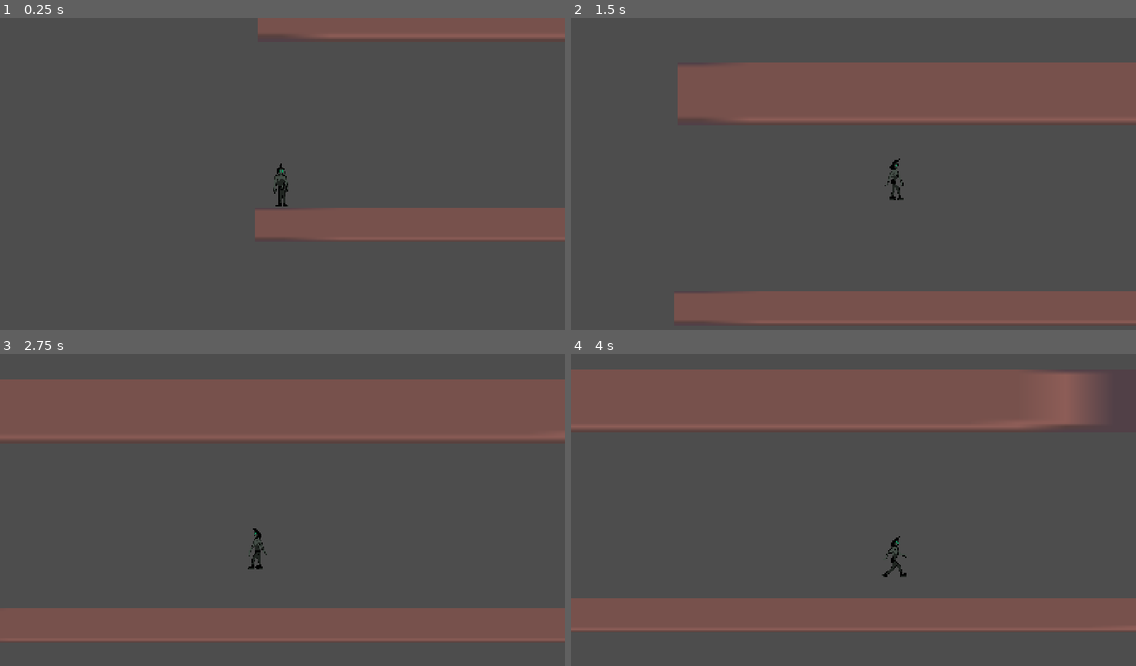
Above: before the commit, frames 1-4 (two rows, left to right).
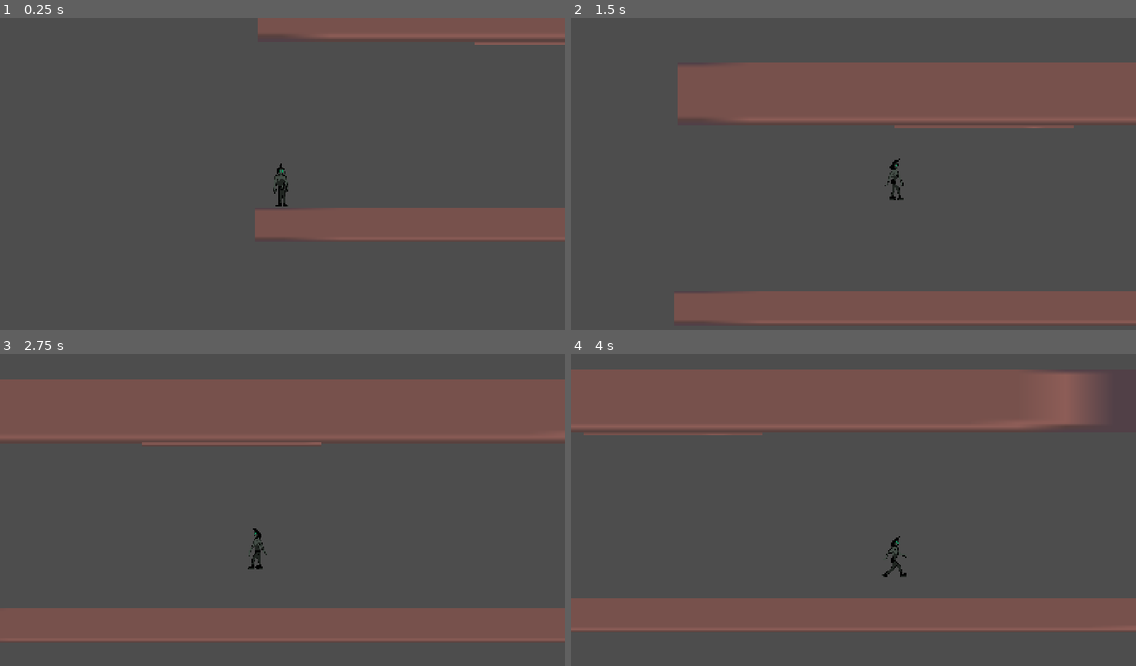
Above: after the commit, the same moments.

Repository: ParkHyun122/PlatformerGameJam2
Game: Godot game, scene res://test.tscn
The game is run twice, just before and just after one commit, with the same random seed, the same clock (stepped at 60 frames per second) and the same inputs.
Inputs (mouse positions are in pixels of both pictures, inside the frame that each line leads up to):
- Up to frame 1 (0.25 s): no input
- Up to frame 2 (1.5 s): move the mouse to (977, 161) at 0.52 s; hold Space (wall_cling, bound only before the commit) 0.53-1.28 s; hold D (right) from 0.53 s (still down); tap W (jump) at 0.77, 0.8, 1.07, 1.35 s; move the mouse to (740, 192) at 1.27 s
- Up to frame 3 (2.75 s): tap W (jump) at 1.52, 1.82, 2.3 s; tap Space (wall_cling, bound only before the commit) at 1.55 s; move the mouse to (339, 444) at 2.02 s; release D (right) at 2.03 s; hold A (left) from 2.03 s (still down); hold S (crouch) from 2.03 s (still down)
- Up to frame 4 (4 s): move the mouse to (825, 575) at 2.77 s; release A (left) at 2.78 s; release S (crouch) at 2.78 s; hold D (right) from 2.78 s (still down); click (825, 575) at 2.85 s; tap W (jump) at 3.02, 3.32, 3.77, 3.8 s; tap Space (wall_cling, bound only before the commit) at 3.05 s; move the mouse to (1023, 559) at 3.52 s; hold Space (wall_cling, bound only before the commit) from 3.53 s (still down)

The runs differ from the first frame. In frame 1, 0.1% of the frame differs, in the area x 84-100%, y 7-9%; in frame 2, 0.3%, in the area x 57-89%, y 34-36%; in frame 3, 0.3%; in frame 4, 0.3%.

Commit message:
wall cling and ceiling hang

Diff:
--- /dev/null
+++ b/Scenes/Platform/cling_platform.tscn
@@ -0,0 +1,15 @@
+[gd_scene format=3 uid="uid://t4fp7j4rie76"]
+
+[ext_resource type="Texture2D" uid="uid://dcroaeopakffs" path="res://Assets/z_placeholders (delete later)/tiles/placeholders/floor/floor_stair.png" id="1_12gf4"]
+
+[sub_resource type="RectangleShape2D" id="RectangleShape2D_c7wr2"]
+size = Vector2(16, 16)
+
+[node name="cling_platform" type="StaticBody2D" unique_id=2026071829 groups=["clingable"]]
+collision_mask = 6
+
+[node name="Sprite2D" type="Sprite2D" parent="." unique_id=694915615]
+texture = ExtResource("1_12gf4")
+
+[node name="CollisionShape2D" type="CollisionShape2D" parent="." unique_id=954287966]
+shape = SubResource("RectangleShape2D_c7wr2")
--- a/Scenes/Player/player.tscn
+++ b/Scenes/Player/player.tscn
@@ -9,7 +9,7 @@
 [ext_resource type="Script" uid="uid://5g66wamlomtv" path="res://Scripts/Player/States/crouch.gd" id="7_0u5uq"]
 [ext_resource type="Script" uid="uid://v6tasynld3ka" path="res://Scripts/Player/States/fall.gd" id="8_jlvik"]
 [ext_resource type="Script" uid="uid://bd2n63seh8dfw" path="res://Scripts/Player/States/wallCling.gd" id="9_gk6dx"]
-[ext_resource type="Script" uid="uid://dnnvl8rl2cdla" path="res://Scripts/Player/States/wall_zip.gd" id="10_jhyir"]
+[ext_resource type="Script" uid="uid://dnnvl8rl2cdla" path="res://Scripts/Player/States/zip.gd" id="10_jhyir"]
 [ext_resource type="Script" uid="uid://db8xct81lhwsk" path="res://Scripts/Player/States/ceiling_hang.gd" id="11_74mp2"]
 
 [sub_resource type="CapsuleShape2D" id="CapsuleShape2D_uvnfx"]
@@ -176,7 +176,7 @@
 script = ExtResource("9_gk6dx")
 metadata/_custom_type_script = "uid://2y37yx57ooc4"
 
-[node name="WallZip" type="Node" parent="FiniteStateMachine" unique_id=108372539]
+[node name="Zip" type="Node" parent="FiniteStateMachine" unique_id=108372539]
 script = ExtResource("10_jhyir")
 metadata/_custom_type_script = "uid://2y37yx57ooc4"
 
--- a/Scripts/Player/States/ceiling_hang.gd
+++ b/Scripts/Player/States/ceiling_hang.gd
@@ -2,50 +2,83 @@
 extends State
 
 @onready var player: Player = $"../.."
-@export var hang_time_max := 1.5
+
+@export var cling_move_speed := 200.0
 @export var drop_sway_speed := 180.0
-var hang_time := 0.0
+
+var just_entered := false
 
 func enter():
 	print("State = CeilingHang")
 	player.sprite.play("Idle")
-	player.sprite.rotation = PI
-	hang_time = hang_time_max
+	player.movement_velocity = Vector2.ZERO
+	player.knockback_velocity = Vector2.ZERO
+	just_entered = true
 
 func physics_update(delta: float) -> void:
-	hang_time -= delta
-
-	if Input.is_action_just_pressed("wall_cling"):
-		player.sprite.rotation = 0
-		transition("WallZip")
+	if Input.is_action_just_pressed("zip"):
+		if player.can_zip_to_clingable():
+			transition("Zip")
 		return
 
 	if Input.is_action_pressed("crouch"):
 		_drop_or_assassinate()
 		return
 
-	if hang_time <= 0:
-		player.sprite.rotation = 0
-		transition("Fall")
+	if just_entered:
+		just_entered = false
+	else:
+		if not _still_touching_clingable():
+			transition("Fall")
+			return
+
+	_move_along_ceiling()
+
+func _move_along_ceiling() -> void:
+	var input_x := player.get_x_input()
+
+	player.movement_velocity = Vector2.RIGHT * input_x * cling_move_speed
+	player.knockback_velocity = Vector2.ZERO
+
+func _drop_or_assassinate() -> void:
+	var enemy := _find_enemy_below()
+
+	if enemy != null:
+		transition("Idle")
 		return
 
-func _drop_or_assassinate() -> void:
-	player.sprite.rotation = 0
-	var enemy := _find_enemy_below()
-	if enemy != null:
-
-		transition("Idle")
-		return
 	var move_dir := player.get_x_input()
 	player.movement_velocity.x = move_dir * drop_sway_speed
 	transition("Fall")
 
+func _still_touching_clingable() -> bool:
+	for i in player.get_slide_collision_count():
+		var collision := player.get_slide_collision(i)
+		var collider := collision.get_collider() as Node
+
+		if collider != null and collider.is_in_group("clingable"):
+			player.wall_surface_normal = collision.get_normal()
+			return true
+
+	return false
+
 func _find_enemy_below() -> Node:
 	var space_state := player.get_world_2d().direct_space_state
+
 	var query := PhysicsRayQueryParameters2D.create(
-		player.global_position, player.global_position + Vector2.DOWN * 80
+		player.global_position,
+		player.global_position + Vector2.DOWN * 80
 	)
+	query.exclude = [player]
+
 	var result := space_state.intersect_ray(query)
-	if result and result.collider.is_in_group("enemies"):
-		return result.collider
+
+	if result.is_empty():
+		return null
+
+	var collider := result["collider"] as Node
+
+	if collider != null and collider.is_in_group("enemies"):
+		return collider
+
 	return null
--- a/Scripts/Player/States/fall.gd
+++ b/Scripts/Player/States/fall.gd
@@ -9,39 +9,59 @@
 	player.movement_velocity.y = 0.0
 
 func physics_update(delta: float):
+	if _check_clingable_collision():
+		return
+
 	if player.grace_period > 0:
 		player.grace_period -= delta
 
 	if player.is_on_floor():
 		transition("Idle")
 		return
-	elif player.grace_period > 0 and Input.is_action_pressed("jump"):
+
+	if player.grace_period > 0 and Input.is_action_pressed("jump"):
 		transition("Jump")
 		return
+
+	var move_dir := player.get_x_input()
+	var target_x_velocity := move_dir * player.max_x_while_fall
+
+	if move_dir != 0:
+		player.movement_velocity.x = move_toward(
+			player.movement_velocity.x,
+			target_x_velocity,
+			player.accel_x_while_fall * delta
+		)
 	else:
-		var move_dir := player.get_x_input()
-		var target_x_velocity := move_dir * player.max_x_while_fall
-
-		if move_dir != 0:
-			player.movement_velocity.x = move_toward(
-				player.movement_velocity.x,
-				target_x_velocity,
-				player.accel_x_while_fall * delta
-			)
-		else:
-			player.movement_velocity.x = move_toward(
-				player.movement_velocity.x,
-				0.0,
-				player.decel_x_while_fall * delta
-			)
-
-		player.movement_velocity.y += player.gravity * delta * 1.5
-		player.movement_velocity.y = min(
-			player.movement_velocity.y,
-			player.max_fall_speed
+		player.movement_velocity.x = move_toward(
+			player.movement_velocity.x,
+			0.0,
+			player.decel_x_while_fall * delta
 		)
 
-		player.knockback_velocity = player.knockback_velocity.move_toward(
-			Vector2.ZERO,
-			player.knockback_decay * delta
-		)
+	player.movement_velocity.y += player.gravity * delta * 1.5
+	player.movement_velocity.y = min(player.movement_velocity.y, player.max_fall_speed)
+
+	player.knockback_velocity = player.knockback_velocity.move_toward(
+		Vector2.ZERO,
+		player.knockback_decay * delta
+	)
+
+func _check_clingable_collision() -> bool:
+	for i in player.get_slide_collision_count():
+		var collision := player.get_slide_collision(i)
+		var collider := collision.get_collider() as Node
+
+		if collider != null and collider.is_in_group("clingable"):
+			player.wall_surface_normal = collision.get_normal()
+			player.movement_velocity = Vector2.ZERO
+			player.knockback_velocity = Vector2.ZERO
+
+			if absf(player.wall_surface_normal.y) > 0.7:
+				transition("CeilingHang")
+			else:
+				transition("WallCling")
+
+			return true
+
+	return false
--- a/Scripts/Player/States/idle.gd
+++ b/Scripts/Player/States/idle.gd
@@ -23,8 +23,9 @@
 	elif !player.is_on_floor():
 		transition("Fall")
 		return
-	elif Input.is_action_pressed("wall_cling"):
-		transition("WallZip")
+	elif Input.is_action_just_pressed("zip"):
+		if player.can_zip_to_clingable():
+			transition("Zip")
 		return
 	else:
 		player.movement_velocity = player.movement_velocity.move_toward(Vector2.ZERO, player.deceleration * delta)
--- a/Scripts/Player/States/jump.gd
+++ b/Scripts/Player/States/jump.gd
@@ -10,34 +10,52 @@
 	player.movement_velocity.y = player.jump_velocity
 
 func physics_update(delta: float):
+	if _check_clingable_collision():
+		return
+
 	if player.velocity.y > 0 or player.is_on_ceiling():
 		transition("Fall")
 		return
+
+	var move_dir := player.get_x_input()
+	var target_x_velocity := move_dir * player.max_x_while_fall
+
+	if move_dir != 0:
+		player.movement_velocity.x = move_toward(
+			player.movement_velocity.x,
+			target_x_velocity,
+			player.accel_x_while_fall * delta
+		)
 	else:
-		var move_dir := player.get_x_input()
-		var target_x_velocity := move_dir * player.max_x_while_fall
-
-		if move_dir != 0:
-			player.movement_velocity.x = move_toward(
-				player.movement_velocity.x,
-				target_x_velocity,
-				player.accel_x_while_fall * delta
-			)
-		else:
-			player.movement_velocity.x = move_toward(
-				player.movement_velocity.x,
-				0.0,
-				player.decel_x_while_fall * delta
-			)
-
-		player.movement_velocity.y += player.gravity * delta
-
-		player.movement_velocity.y = min(
-			player.movement_velocity.y,
-			player.max_fall_speed
+		player.movement_velocity.x = move_toward(
+			player.movement_velocity.x,
+			0.0,
+			player.decel_x_while_fall * delta
 		)
 
-		player.knockback_velocity = player.knockback_velocity.move_toward(
-			Vector2.ZERO,
-			player.knockback_decay * delta
-		)
+	player.movement_velocity.y += player.gravity * delta
+	player.movement_velocity.y = min(player.movement_velocity.y, player.max_fall_speed)
+
+	player.knockback_velocity = player.knockback_velocity.move_toward(
+		Vector2.ZERO,
+		player.knockback_decay * delta
+	)
+
+func _check_clingable_collision() -> bool:
+	for i in player.get_slide_collision_count():
+		var collision := player.get_slide_collision(i)
+		var collider := collision.get_collider() as Node
+
+		if collider != null and collider.is_in_group("clingable"):
+			player.wall_surface_normal = collision.get_normal()
+			player.movement_velocity = Vector2.ZERO
+			player.knockback_velocity = Vector2.ZERO
+
+			if absf(player.wall_surface_normal.y) > 0.7:
+				transition("CeilingHang")
+			else:
+				transition("WallCling")
+
+			return true
+
+	return false
--- a/Scripts/Player/States/run.gd
+++ b/Scripts/Player/States/run.gd
@@ -22,8 +22,9 @@
 	elif move_dir == 0:
 		transition("Idle")
 		return
-	elif Input.is_action_just_pressed("wall_cling"):
-		transition("WallZip")
+	elif Input.is_action_just_pressed("zip"):
+		if player.can_zip_to_clingable():
+			transition("Zip")
 		return
 	else:
 		var target_x_velocity := move_dir * player.max_speed
--- a/Scripts/Player/States/wallCling.gd
+++ b/Scripts/Player/States/wallCling.gd
@@ -2,47 +2,74 @@
 extends State
 
 @onready var player: Player = $"../.."
-@export var hang_time_max := 0.8
+
+@export var cling_move_speed := 500.0
 @export var drop_sway_speed := 220.0
-var hang_time := 0.0
+
+var just_entered := false
 
 func enter():
 	print("State = WallCling")
 	player.sprite.play("Idle")
-	player.sprite.rotation = player.wall_surface_normal.angle() + PI / 2
-	hang_time = hang_time_max
+	player.movement_velocity = Vector2.ZERO
+	player.knockback_velocity = Vector2.ZERO
+	just_entered = true
 
 func physics_update(delta: float) -> void:
-	hang_time -= delta
-
-	if Input.is_action_just_pressed("wall_cling"):
-		player.sprite.rotation = 0
-		transition("WallZip")
+	if Input.is_action_just_pressed("zip"):
+		if player.can_zip_to_clingable():
+			transition("Zip")
 		return
 
-	if Input.is_action_pressed("jump"):
-		player.sprite.rotation = 0
-		if player.wall_surface_normal.y > 0.5:
-			transition("Fall")
-			return
-		player.movement_velocity.x = player.wall_surface_normal.x * player.wall_jump_x_velocity
-		player.movement_velocity.y = player.jump_velocity
-		transition("Jump")
+	if Input.is_action_just_pressed("jump"):
+		_wall_jump()
 		return
 
 	if Input.is_action_pressed("crouch"):
 		_deliberate_drop()
 		return
 
-	if hang_time <= 0:
-		player.sprite.rotation = 0
-		player.grace_period = 0.0
-		transition("Fall") # forced — should feel like a slip, not a choice
-		return
+	if just_entered:
+		just_entered = false
+	else:
+		if not _still_touching_clingable():
+			transition("Fall")
+			return
 
-func _deliberate_drop():
-	player.sprite.rotation = 0
+	_move_along_wall()
+
+func _move_along_wall() -> void:
+	var input_x := player.get_x_input()
+
+	# Wall tangent: the vertical direction along the wall
+	var tangent := Vector2(-player.wall_surface_normal.y, player.wall_surface_normal.x)
+
+	# Make A/D map differently depending on which side the wall is on.
+	# If wall is on player's left, normal.x is positive.
+	# A should move up, D should move down.
+	var side_sign := signf(player.wall_surface_normal.x)
+
+	player.movement_velocity = tangent * input_x * side_sign * cling_move_speed
+	player.knockback_velocity = Vector2.ZERO
+
+func _wall_jump() -> void:
+	player.movement_velocity.x = player.wall_surface_normal.x * player.wall_jump_x_velocity
+	player.movement_velocity.y = player.jump_velocity
+	transition("Jump")
+
+func _deliberate_drop() -> void:
 	player.grace_period = 0.0
 	var move_dir := player.get_x_input()
 	player.movement_velocity.x = move_dir * drop_sway_speed
 	transition("Fall")
+
+func _still_touching_clingable() -> bool:
+	for i in player.get_slide_collision_count():
+		var collision := player.get_slide_collision(i)
+		var collider := collision.get_collider() as Node
+
+		if collider != null and collider.is_in_group("clingable"):
+			player.wall_surface_normal = collision.get_normal()
+			return true
+
+	return false
--- a/Scripts/Player/States/wall_zip.gd
+++ /dev/null
@@ -1,54 +0,0 @@
-class_name WallZip
-extends State
-
-@onready var player: Player = $"../.."
-@export var zip_duration := 0.12
-
-var target_point: Vector2
-var tween: Tween
-
-func enter():
-	print("State = WallZip")
-	player.movement_velocity = Vector2.ZERO
-	player.knockback_velocity = Vector2.ZERO
-
-	if not find_target():
-		transition("Idle")
-		return
-
-	var dir := (target_point - player.global_position).normalized()
-	player.sprite.rotation = dir.angle()
-	player.sprite.play("Zip")
-
-	tween = player.create_tween()
-	tween.set_ease(Tween.EASE_OUT)
-	tween.set_trans(Tween.TRANS_CUBIC)
-	tween.tween_property(player, "global_position", target_point, zip_duration)
-	tween.finished.connect(_on_zip_finished)
-
-func physics_update(_delta: float) -> void:
-	pass
-
-func find_target() -> bool:
-	var dir := player.get_snapped_dir(player.get_mouse_dir())
-	player.raycast.rotation = dir.angle()
-	player.raycast.force_raycast_update()
-	if not player.raycast.is_colliding():
-		return false
-	var body := player.raycast.get_collider() as Node
-	if body == null or not body.is_in_group("platforms"):
-		return false
-	target_point = player.raycast.get_collision_point()
-	player.wall_surface_normal = player.raycast.get_collision_normal()
-	return true
-
-func _on_zip_finished():
-	player.sprite.rotation = 0
-	if absf(player.wall_surface_normal.y) > 0.7:
-		transition("CeilingHang")
-	else:
-		transition("WallCling")
-
-func exit():
-	if tween and tween.is_valid():
-		tween.kill()
--- /dev/null
+++ b/Scripts/Player/States/zip.gd
@@ -0,0 +1,70 @@
+class_name Zip
+extends State
+
+@onready var player: Player = $"../.."
+
+@export var zip_speed := 2200.0
+@export var wall_offset := 6.0
+
+var target_point: Vector2
+
+func enter():
+	print("State = Zip")
+
+	player.movement_velocity = Vector2.ZERO
+	player.knockback_velocity = Vector2.ZERO
+
+	target_point = player.zip_target_point
+	player.wall_surface_normal = player.zip_surface_normal
+
+	player.sprite.play("Idle")
+
+func physics_update(delta: float) -> void:
+	var to_target := target_point - player.global_position
+
+	if to_target == Vector2.ZERO:
+		_finish_zip()
+		return
+
+	player.movement_velocity = to_target.normalized() * zip_speed
+	player.knockback_velocity = Vector2.ZERO
+
+	for i in player.get_slide_collision_count():
+		var collision := player.get_slide_collision(i)
+		var collider := collision.get_collider() as Node
+
+		if collider != null and collider.is_in_group("clingable"):
+			player.wall_surface_normal = collision.get_normal()
+			_finish_zip()
+			return
+
+func find_target() -> bool:
+	var dir := player.get_snapped_dir(player.get_mouse_dir())
+
+	player.raycast.rotation = dir.angle()
+	player.raycast.force_raycast_update()
+
+	if not player.raycast.is_colliding():
+		return false
+
+	var body := player.raycast.get_collider() as Node
+
+	if body == null or not body.is_in_group("clingable"):
+		return false
+
+	var hit_point := player.raycast.get_collision_point()
+	var normal := player.raycast.get_collision_normal()
+
+	player.wall_surface_normal = normal
+	target_point = hit_point + normal * wall_offset
+
+	return true
+
+func _finish_zip() -> void:
+	player.movement_velocity = Vector2.ZERO
+	player.knockback_velocity = Vector2.ZERO
+
+	if absf(player.wall_surface_normal.y) > 0.7:
+		transition("CeilingHang")
+	else:
+		transition("WallCling")
--- a/Scripts/Player/player.gd
+++ b/Scripts/Player/player.gd
@@ -18,8 +18,9 @@
 @export var decel_x_while_fall := 1800.0
 @export var jump_velocity := -2000.0
 @export var fall_grace_period := 0.2
-@export var wall_cling_range := 300
+@export var zip_range := 300
 @export var wall_jump_x_velocity := 300.0
+@export var cling_check_distance := 24.0
 
 var grace_period := 0.0
 var movement_velocity := Vector2.ZERO
@@ -43,7 +44,7 @@
 			best_dir = d
 	return best_dir
 
-# call every physics frame from a state OTHER than WallZip/WallCling/CeilingHang
+# call every physics frame from a state OTHER than Zip/WallCling/CeilingHang
 func update_zip_trace(trace: Line2D) -> void:
 	var dir := get_snapped_dir(get_mouse_dir())
 	raycast.rotation = dir.angle()
@@ -53,9 +54,9 @@
 		trace.points = [Vector2.ZERO, to_local(raycast.get_collision_point())]
 	else:
 		trace.default_color = Color.RED
-		trace.points = [Vector2.ZERO, dir * wall_cling_range]
+		trace.points = [Vector2.ZERO, dir * zip_range]
 func _ready() -> void:
-	raycast.target_position.x = wall_cling_range
+	raycast.target_position.x = zip_range
 
 func _physics_process(delta: float) -> void:
 	if Input.is_action_just_pressed("throw_kunai"):
@@ -99,3 +100,28 @@
 
 func get_mouse_dir() -> Vector2 :
 	return (get_global_mouse_position() - global_position).normalized()
+
+var zip_target_point := Vector2.ZERO
+var zip_surface_normal := Vector2.ZERO
+
+func can_zip_to_clingable() -> bool:
+	var dir := get_snapped_dir(get_mouse_dir())
+
+	raycast.rotation = dir.angle()
+	raycast.force_raycast_update()
+
+	if not raycast.is_colliding():
+		return false
+
+	var body := raycast.get_collider() as Node
+
+	if body == null or not body.is_in_group("clingable"):
+		return false
+
+	var hit_point := raycast.get_collision_point()
+	var normal := raycast.get_collision_normal()
+
+	zip_surface_normal = normal
+	zip_target_point = hit_point + normal * 6.0
+
+	return true
--- a/project.godot
+++ b/project.godot
@@ -35,6 +35,7 @@
 
 player="the player."
 platforms="platforms in which actors can stand on"
+clingable="player can cling"
 
 [input]
 
@@ -58,7 +59,7 @@
 "events": [Object(InputEventKey,"resource_local_to_scene":false,"resource_name":"","device":-1,"window_id":0,"alt_press …(192 unchanged characters)…
 ]
 }
-wall_cling={
+zip={
 "deadzone": 0.2,
 "events": [Object(InputEventKey,"resource_local_to_scene":false,"resource_name":"","device":-1,"window_id":0,"alt_press …(191 unchanged characters)…
 ]
--- a/test.tscn
+++ b/test.tscn
@@ -2,6 +2,7 @@
 
 [ext_resource type="PackedScene" uid="uid://2d5kl1qa4qu4" path="res://Scenes/Platform/simple_platform.tscn" id="1_8uh7m"]
 [ext_resource type="PackedScene" uid="uid://banbl16u1mtw6" path="res://Scenes/Player/player.tscn" id="2_6uqi0"]
+[ext_resource type="PackedScene" uid="uid://t4fp7j4rie76" path="res://Scenes/Platform/cling_platform.tscn" id="3_6uqi0"]
 
 [node name="Test" type="Node2D" unique_id=1519936627]
 
@@ -46,3 +47,12 @@
 [node name="SimplePlatform9" parent="." unique_id=1136617069 instance=ExtResource("1_8uh7m")]
 position = Vector2(379.00006, -1977)
 rotation = -1.5709829
+
+[node name="cling_platform" parent="." unique_id=2026071829 instance=ExtResource("3_6uqi0")]
+position = Vector2(28, 721)
+scale = Vector2(28.43043, 0.47011256)
+
+[node name="cling_platform2" parent="." unique_id=2021078119 instance=ExtResource("3_6uqi0")]
+position = Vector2(1606, 816.99994)
+rotation = 1.5721953
+scale = Vector2(-33.83181, -0.51678604)
Renamed: Scripts/Player/States/wall_zip.gd.uid -> Scripts/Player/States/zip.gd.uid
